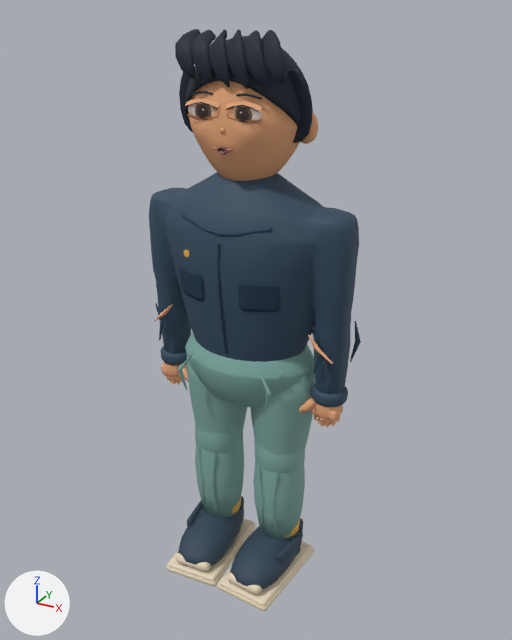
Two versions of the Blender file models/atrium/residents/chen.blend, one commit apart.
The view is the same before and after, from a 50 mm lens placed at (1.008, -1.785, 1.803), pointed at (0.031, -0.009, 0.915). Arrows for +X, +Y and +Z are at lower left; the lights stay in place. The picture after the commit comes second.

Before the edit, the objects in view are built like this:
```python
me_hair_swept_fringe_0mesh = bpy.data.meshes.new('Hair swept fringe 0Mesh')
me_hair_swept_fringe_0mesh.from_pydata(...)  # 42 vertices, 50 faces; spans x -0.221..-0.101, y -0.209..-0.093, z 0.154..0.332
me_hair_swept_fringe_0mesh.polygons.foreach_set('use_smooth', [True] * 50)
me_hair_swept_fringe_0mesh.materials.append(mat_player_hair)  # dark blue #272e3a
ob_eyepivot_1 = bpy.data.objects.new('EyePivot_1', None)
ob_eyepivot_1.parent = ob_headpivot
ob_eyepivot_1.location = (0.081, -0.173, 0.044)
ob_eyepivot_1.rotation_euler = (0.0, 0.0028, -0.0032)  # degrees (0, 0.2, -0.2)
ob_eyepivot__1 = bpy.data.objects.new('EyePivot_-1', None)
ob_eyepivot__1.parent = ob_headpivot
ob_eyepivot__1.location = (-0.081, -0.174, 0.044)
ob_eyepivot__1.rotation_euler = (0.0, -0.0028, 0.0032)  # degrees (0, -0.2, 0.2)
ob_hair_swept_fringe_0 = bpy.data.objects.new('Hair swept fringe 0', me_hair_swept_fringe_0mesh)
ob_hair_swept_fringe_0.parent = ob_headpivot
ob_hair_swept_fringe_0.location = (0.0, 0.0, 0.0)
_m = ob_hair_swept_fringe_0.modifiers.new('Soft groomed clump', 'SUBSURF')
_m.render_levels = 1
ob_headpivot = bpy.data.objects.new('HeadPivot', None)
ob_headpivot.parent = ob_visualroot
ob_headpivot.location = (0.0, 0.0, 1.521)
ob_headpivot.scale = (0.771, 0.73, 0.722)
# also in view: 'Hair swept fringe 4' at (0.088, -0.109, 1.688); 'Head' at (0.0, 0.0, 1.521); 'Hair swept fringe 1' at (-0.066, -0.109, 1.689); 'TrouserSeat' at (0.0, 0.003, 0.753); 'Hair swept fringe 2' at (-0.013, -0.108, 1.685)
```
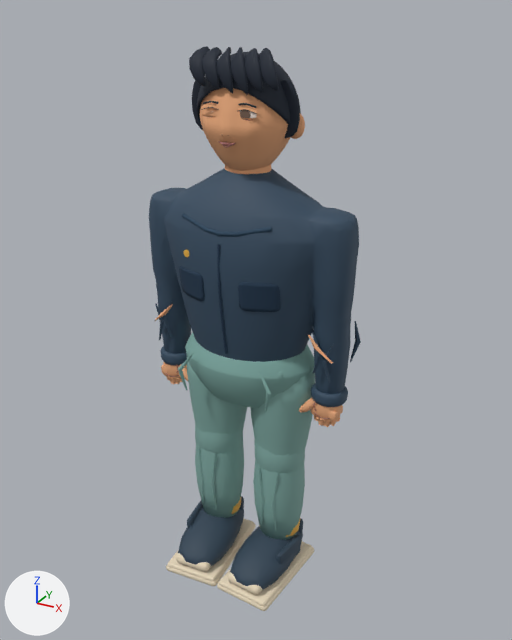
ob_headpivot is not drawn itself; it is the parent of ob_head, ob_earshell__1, ob_earconcha__1, ob_eyepivot__1, ob_browpivot__1, ob_earshell_1, ob_earconcha_1, ob_eyepivot_1.
ob_eyepivot__1 is not drawn itself; it is the parent of ob_eyewhite__1, ob_iris__1, ob_iriscore__1, ob_pupil__1, ob_eyeglint__1, ob_eyecanthus__1, ob_upperlidskin__1, ob_lowerlidskin__1.
ob_eyepivot_1 is not drawn itself; it is the parent of ob_eyewhite_1, ob_iris_1, ob_iriscore_1, ob_pupil_1, ob_eyeglint_1, ob_eyecanthus_1, ob_upperlidskin_1, ob_lowerlidskin_1.

Where the newer file only moved an object's origin or applied its transform, the numbers keep the older frame.

Where the change shows, as pixel boxes [x1, y1, x2, y2] in the pictures (512 x 640 px):
'Head', rescaled (19% narrower, 18% shorter): before [189, 80, 301, 181]; after [200, 88, 291, 171]
'Hair continuous scalp', rescaled (19% narrower, 20% shorter): before [185, 36, 313, 127]; after [197, 52, 301, 125]
'Hair temple 1', rescaled (16% narrower, 20% shorter): before [288, 69, 312, 143]; after [280, 79, 300, 138]
'Hair swept fringe 5', rescaled (20% narrower, 20% shorter): before [262, 30, 286, 84]; after [259, 48, 278, 91]
'Hair swept fringe 1', rescaled (19% narrower, 19% shorter): before [191, 30, 216, 83]; after [202, 47, 222, 90]
'Hair swept fringe 0', rescaled (19% narrower, 20% shorter): before [175, 29, 201, 79]; after [189, 46, 210, 86]
'Hair swept fringe 4', rescaled (20% narrower, 19% shorter): before [243, 30, 267, 86]; after [244, 48, 263, 93]
'Hair swept fringe 2', rescaled (18% narrower, 19% shorter): before [209, 29, 230, 87]; after [216, 47, 233, 94]
'Hair swept fringe 3', rescaled (17% narrower, 20% shorter): before [226, 29, 248, 89]; after [230, 47, 248, 95]
'Hair temple -1', rescaled: before [179, 66, 195, 132]; after [192, 80, 203, 130]
'EarShell_1', rescaled (17% narrower, 21% shorter): before [301, 112, 318, 144]; after [291, 114, 305, 139]
'UpperLidSkin_1', rescaled: before [225, 101, 262, 111]; after [238, 108, 257, 113]
'UpperLidSkin_-1', rescaled: before [185, 99, 220, 108]; after [201, 105, 218, 109]
'Iris_1', rescaled (33% narrower, 39% shorter): before [235, 106, 252, 123]; after [240, 110, 251, 120]
'EyeWhite_1', rescaled: before [234, 106, 262, 120]; after [249, 111, 257, 118]
'Brow_1', rescaled (30% narrower, 25% shorter): before [236, 93, 262, 100]; after [238, 103, 256, 108]
'EyeWhite_-1', reshaped (not visible afterwards): before [188, 104, 213, 117]
'Brow_-1', rescaled (33% narrower, 20% shorter): before [191, 91, 214, 95]; after [203, 101, 218, 104]
'LowerLidSkin_1', rescaled: before [227, 117, 261, 123]; after [241, 118, 256, 120]
'MouthClosed', rescaled (14% narrower, 14% shorter): before [212, 146, 233, 152]; after [218, 141, 236, 146]
'LowerLidSkin_-1', rescaled: before [187, 114, 218, 120]; after [202, 114, 216, 117]
'UpperLid_1', rescaled: before [226, 105, 259, 112]; after [238, 109, 256, 114]
'UpperLid_-1', rescaled: before [185, 102, 218, 110]; after [201, 107, 219, 110]
'MouthOpenUpperRim', rescaled (not visible afterwards): before [216, 147, 227, 151]
'MouthOpenLowerRim', rescaled (not visible afterwards): before [217, 150, 227, 154]
'NoseTip', no longer drawn: before [220, 128, 225, 133]

Patch to the scene script:
```diff
--- a/models/atrium/residents/chen.blend.py
+++ b/models/atrium/residents/chen.blend.py
@@ ob_headpivot @@
 ob_headpivot.location = (0.0, 0.0, 1.521)
-ob_headpivot.scale = (0.771, 0.73, 0.722)
+ob_headpivot.scale = (0.629, 0.595, 0.589)
@@ ob_eyepivot__1 @@
 ob_eyepivot__1.rotation_euler = (0.0, -0.0028, 0.0032)  # degrees (0, -0.2, 0.2)
+ob_eyepivot__1.scale = (0.82, 0.4, 0.72)
@@ ob_eyepivot_1 @@
 ob_eyepivot_1.rotation_euler = (0.0, 0.0028, -0.0032)  # degrees (0, 0.2, -0.2)
+ob_eyepivot_1.scale = (0.82, 0.4, 0.72)
```
